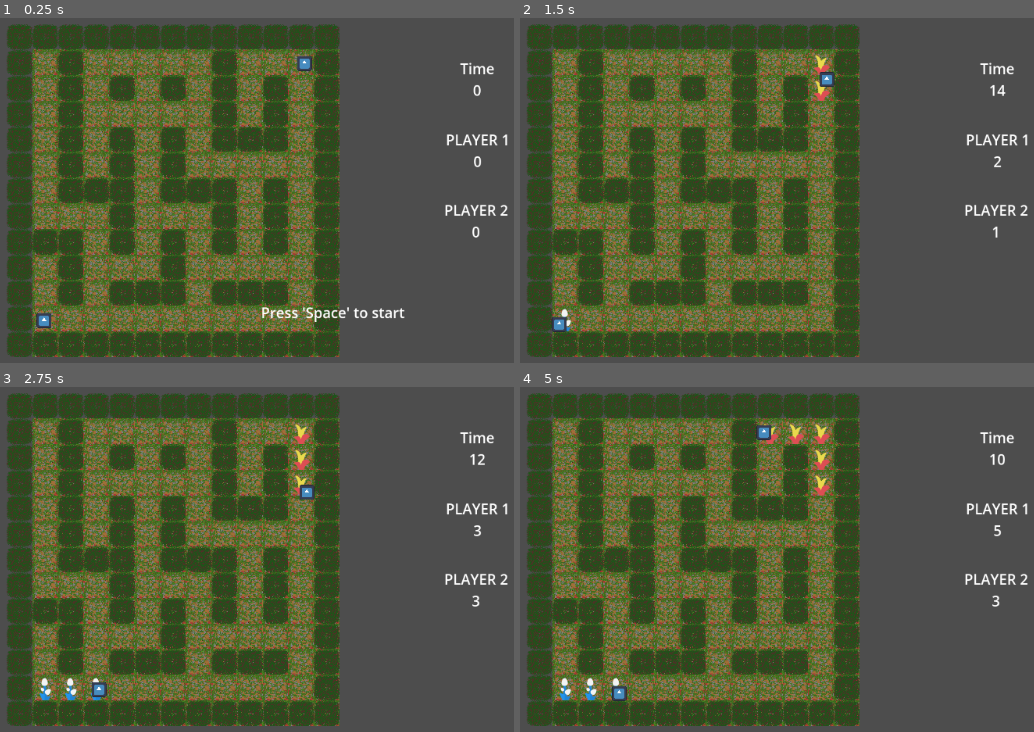
Above: before the commit, frames 1-4 (two rows, left to right).
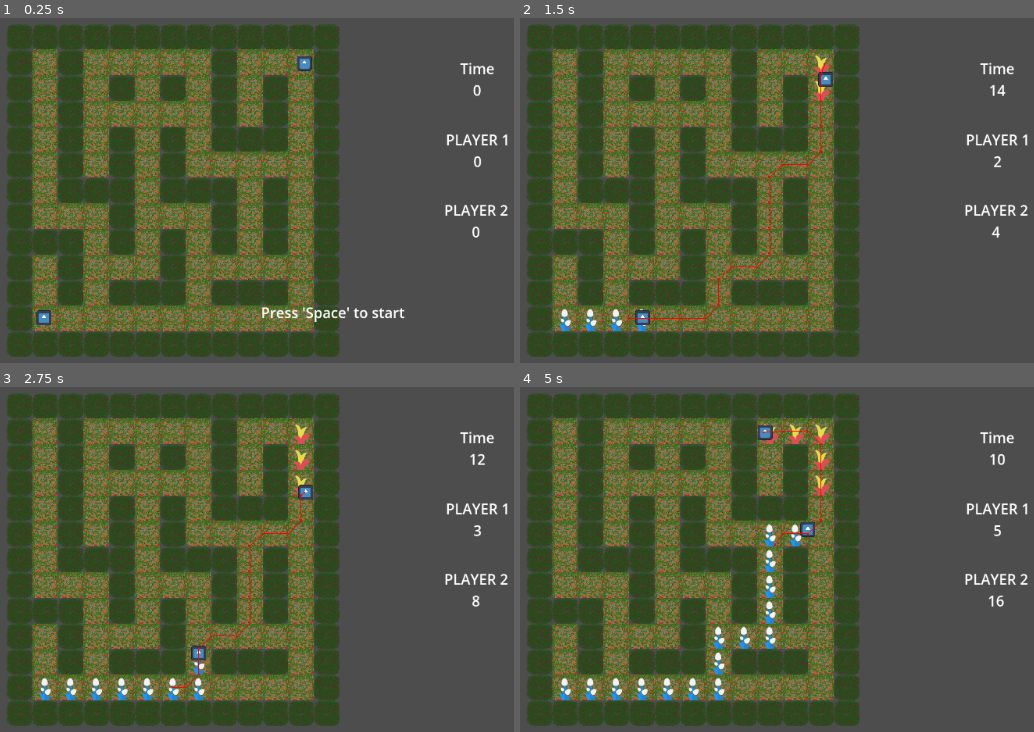
Above: after the commit, the same moments.

Repository: Pixelazation/CutTheCrop
Game: Godot game, scene res://scenes/test.tscn
Two runs of this game, one before a commit and one after it. Both use one fixed random seed, a clock stepped at 60 frames per second and the inputs below. The engine's default icon, where the game draws it, is replaced by a stand-in: a white triangle on a blue panel in a dark square.
Inputs:
- Up to frame 1 (0.25 s): no input
- Up to frame 2 (1.5 s): tap Space at 0.5, 0.77 s; hold Right (p1_right) 0.53-1.28 s; hold S (p2_down) 0.53-1.28 s; tap A (p2_left) at 0.8, 1.35 s; hold Down (p1_down) from 1.28 s (still down)
- Up to frame 3 (2.75 s): tap Space at 1.52 s; tap D (p2_right) at 1.55 s; release Down (p1_down) at 2.03 s; hold Right (p1_right) from 2.03 s (still down); hold D (p2_right) from 2.03 s (still down); tap W (p2_up) at 2.3 s
- Up to frame 4 (5 s): release Right (p1_right) at 2.78 s; release D (p2_right) at 2.78 s; hold Up (p1_up) 2.78-3.53 s; tap W (p2_up) at 2.85 s; tap Space at 3.02, 3.77, 4.52 s; tap S (p2_down) at 3.05 s; hold S (p2_down) 3.53-4.28 s; hold Left (p1_left) from 3.53 s (still down); tap A (p2_left) at 3.8, 4.35 s; tap D (p2_right) at 4.55 s

The runs differ from the first frame. In frame 1, 3.1% of the frame differs, in the area x 6-67%, y 8-99%; in frame 2, 3.9%; in frame 3, 4.0%; in frame 4, 4.8%, in the area x 6-95%, y 8-99%.

Commit message:
[Feature][Joshua] Added enemy pathfinding

Diff:
--- a/scenes/background.gd
+++ b/scenes/background.gd
@@ -4,7 +4,9 @@
 	place_walk()
 
 func place_walk():
-	var grid_size = Globals.grid_size+1  # Get the grid size from the global script
-	for x in range(grid_size):
-		for y in range(grid_size):
-			set_cell(Vector2i(x,y), 2, Vector2i())  # Adjust 0 to the correct tile ID/index
+	#var grid_size = Globals.grid_size+1  # Get the grid size from the global script
+	#for x in range(grid_size):
+		#for y in range(grid_size):
+			#set_cell(Vector2i(x,y), 2, Vector2i())  # Adjust 0 to the correct tile ID/index
+
+	pass
--- a/scenes/maze_gen.gd
+++ b/scenes/maze_gen.gd
@@ -8,6 +8,7 @@
 ##The layer being modified
 const main_layer = 0
 ##tile coordinates for walls
+const path_atlas_coords = Vector2i(0, 0)
 const normal_wall_atlas_coords = Vector2i(3, 3)
 ##const walkable_atlas_coords = Vector2i(0, 0)
 ##tile source id for placing tiles
@@ -29,8 +30,15 @@
 
 func _ready() -> void:
 	##Globals.letters_to_show.clear()
+	place_walk()
 	place_border()
 	dfs(starting_coords)
+
+func place_walk():
+	var grid_size = Globals.grid_size+1  # Get the grid size from the global script
+	for x in range(grid_size):
+		for y in range(grid_size):
+			set_cell(Vector2i(x,y), SOURCE_ID, path_atlas_coords)  # Adjust 0 to the correct tile ID/index
 
 func place_border():
 	for y in range(-1, y_dim):
@@ -45,7 +53,7 @@
 ##unlike TileMap (deprecated), we don't use layers for set_cell
 
 func delete_cell_at(pos: Vector2):
-	set_cell(pos)
+	set_cell(pos, SOURCE_ID, path_atlas_coords)
 
 func place_wall(pos: Vector2):
 	set_cell(pos, SOURCE_ID, normal_wall_atlas_coords)
--- a/scenes/player2.gd
+++ b/scenes/player2.gd
@@ -6,6 +6,7 @@
 @onready var crop_layer = $"../crops"
 @onready var opponent = $"../Player1"
 @onready var score_label = $"../../UI/P2 Info/Score"
+@onready var nav_agent := $Pathfinder as NavigationAgent2D
 
 var crop_tile = Vector2i(9, 5)
 
@@ -13,26 +14,37 @@
 	var initial_position = position
 	if is_colliding_with_walls(initial_position):
 		position = find_nearest_non_wall_tile(initial_position)
+	makepath()
 
-func _process(delta):
+func _physics_process(delta):
 	move_character(delta)
 	place_crop()
 
 func move_character(delta):
 	var direction = Vector2.ZERO
 
-	if Input.is_action_pressed("p2_left"):
-		direction.x = -1
-	elif Input.is_action_pressed("p2_right"):
-		direction.x = 1
-	if Input.is_action_pressed("p2_up"):
-		direction.y = -1
-	elif Input.is_action_pressed("p2_down"):
-		direction.y = 1
+	#if Input.is_action_pressed("p2_left"):
+		#direction.x = -1
+	#elif Input.is_action_pressed("p2_right"):
+		#direction.x = 1
+	#if Input.is_action_pressed("p2_up"):
+		#direction.y = -1
+	#elif Input.is_action_pressed("p2_down"):
+		#direction.y = 1
 
-	direction = direction.normalized()
+	#direction = direction.normalized()
+
+	direction = to_local(nav_agent.get_next_path_position()).normalized()
+
 	velocity = direction * speed
 	move_and_slide()
+
+func makepath():
+	nav_agent.target_position = opponent.global_position
+
+func _on_pathfinder_timer_timeout():
+	makepath()
+	print("new path!")
 
 func place_crop():
 	var tile_pos = crop_layer.local_to_map(position)
--- a/scenes/test.tscn
+++ b/scenes/test.tscn
@@ -83,10 +83,17 @@
 9:5/0 = 0
 10:5/0 = 0
 
+[sub_resource type="NavigationPolygon" id="NavigationPolygon_44saj"]
+vertices = PackedVector2Array(32, 32, -32, 32, -32, -32, 32, -32)
+polygons = Array[PackedInt32Array]([PackedInt32Array(0, 1, 2, 3)])
+outlines = Array[PackedVector2Array]([PackedVector2Array(-32, -32, 32, -32, 32, 32, -32, 32)])
+agent_radius = 0.0
+
 [sub_resource type="TileSetAtlasSource" id="TileSetAtlasSource_at5dv"]
 texture = ExtResource("4_j5jx5")
 texture_region_size = Vector2i(64, 64)
 0:0/0 = 0
+0:0/0/navigation_layer_0/polygon = SubResource("NavigationPolygon_44saj")
 1:0/0 = 0
 0:1/0 = 0
 1:1/0 = 0
@@ -97,12 +104,15 @@
 1:3/0 = 0
 2:3/0 = 0
 3:3/0 = 0
+3:3/0/physics_layer_0/polygon_0/points = PackedVector2Array(-32, -32, 32, -32, 32, 32, -32, 32)
 3:1/0 = 0
 2:1/0 = 0
 3:2/0 = 0
 
 [sub_resource type="TileSet" id="TileSet_j5jx5"]
 tile_size = Vector2i(64, 64)
+physics_layer_0/collision_layer = 1
+navigation_layer_0/layers = 2
 sources/1 = SubResource("TileSetAtlasSource_lpvoh")
 sources/2 = SubResource("TileSetAtlasSource_at5dv")
 
@@ -373,10 +383,17 @@
 20:11/0 = 0
 21:11/0 = 0
 
+[sub_resource type="NavigationPolygon" id="NavigationPolygon_ghpyy"]
+vertices = PackedVector2Array(32, 32, -32, 32, -32, -32, 32, -32)
+polygons = Array[PackedInt32Array]([PackedInt32Array(0, 1, 2, 3)])
+outlines = Array[PackedVector2Array]([PackedVector2Array(-32, -32, 32, -32, 32, 32, -32, 32)])
+agent_radius = 0.0
+
 [sub_resource type="TileSetAtlasSource" id="TileSetAtlasSource_j5jx5"]
 texture = ExtResource("4_j5jx5")
 texture_region_size = Vector2i(64, 64)
 0:0/0 = 0
+0:0/0/navigation_layer_0/polygon = SubResource("NavigationPolygon_ghpyy")
 1:0/0 = 0
 0:1/0 = 0
 1:1/0 = 0
@@ -396,11 +413,15 @@
 tile_size = Vector2i(64, 64)
 physics_layer_0/collision_layer = 3
 physics_layer_0/collision_mask = 3
+navigation_layer_0/layers = 3
 sources/0 = SubResource("TileSetAtlasSource_74lek")
 sources/1 = SubResource("TileSetAtlasSource_j5jx5")
 
-[sub_resource type="RectangleShape2D" id="RectangleShape2D_74lek"]
-size = Vector2(35, 34.5)
+[sub_resource type="CircleShape2D" id="CircleShape2D_44saj"]
+radius = 20.0
+
+[sub_resource type="CircleShape2D" id="CircleShape2D_ghpyy"]
+radius = 20.0
 
 [node name="Node" type="Node2D"]
 script = ExtResource("1_ghpyy")
@@ -422,10 +443,6 @@
 [node name="Player1" type="CharacterBody2D" parent="TileMapLayer"]
 position = Vector2(677, 34)
 script = ExtResource("2_bl13t")
-
-[node name="CollisionShape2D" type="CollisionShape2D" parent="TileMapLayer/Player1"]
-position = Vector2(3.5, 0.25)
-shape = SubResource("RectangleShape2D_74lek")
 
 [node name="player" type="Sprite2D" parent="TileMapLayer/Player1"]
 position = Vector2(-15, -18)
@@ -433,21 +450,36 @@
 texture = ExtResource("1_errlg")
 centered = false
 
+[node name="CollisionShape2D" type="CollisionShape2D" parent="TileMapLayer/Player1"]
+position = Vector2(3.5, 0.25)
+shape = SubResource("CircleShape2D_44saj")
+
 [node name="Player2" type="CharacterBody2D" parent="TileMapLayer"]
-position = Vector2(27, 679)
+position = Vector2(30, 672)
 collision_layer = 2
 collision_mask = 2
 script = ExtResource("7_at5dv")
 
-[node name="CollisionShape2D" type="CollisionShape2D" parent="TileMapLayer/Player2"]
-position = Vector2(2.5, -1.75)
-shape = SubResource("RectangleShape2D_74lek")
-
 [node name="player" type="Sprite2D" parent="TileMapLayer/Player2"]
-position = Vector2(-16, -20)
+position = Vector2(-0.499939, -1.49997)
 scale = Vector2(0.289063, 0.289063)
 texture = ExtResource("1_errlg")
-centered = false
+
+[node name="CollisionShape2D" type="CollisionShape2D" parent="TileMapLayer/Player2"]
+position = Vector2(0, -2)
+shape = SubResource("CircleShape2D_ghpyy")
+
+[node name="Pathfinder" type="NavigationAgent2D" parent="TileMapLayer/Player2"]
+navigation_layers = 3
+path_postprocessing = 1
+avoidance_layers = 2
+avoidance_mask = 2
+debug_enabled = true
+debug_path_custom_color = Color(1, 0.231373, 0.0980392, 1)
+
+[node name="PathfinderTimer" type="Timer" parent="TileMapLayer/Player2"]
+wait_time = 0.8
+autostart = true
 
 [node name="Camera2D" type="Camera2D" parent="."]
 position = Vector2(200, 154)
@@ -572,3 +604,5 @@
 text = "0"
 label_settings = ExtResource("9_uacia")
 horizontal_alignment = 1
+
+[connection signal="timeout" from="TileMapLayer/Player2/PathfinderTimer" to="TileMapLayer/Player2" method="_on_pathfinder_timer_timeout"]
Not shown: 1 places in scenes/test.tscn that only renumber resources
